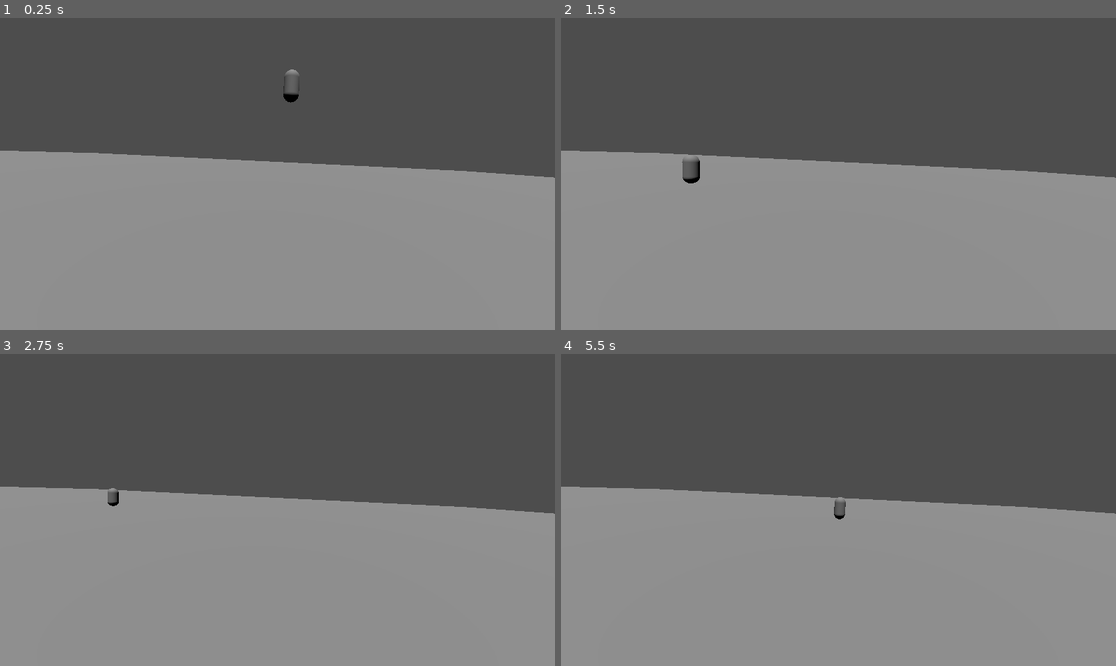
Above: before the commit, frames 1-4 (two rows, left to right).
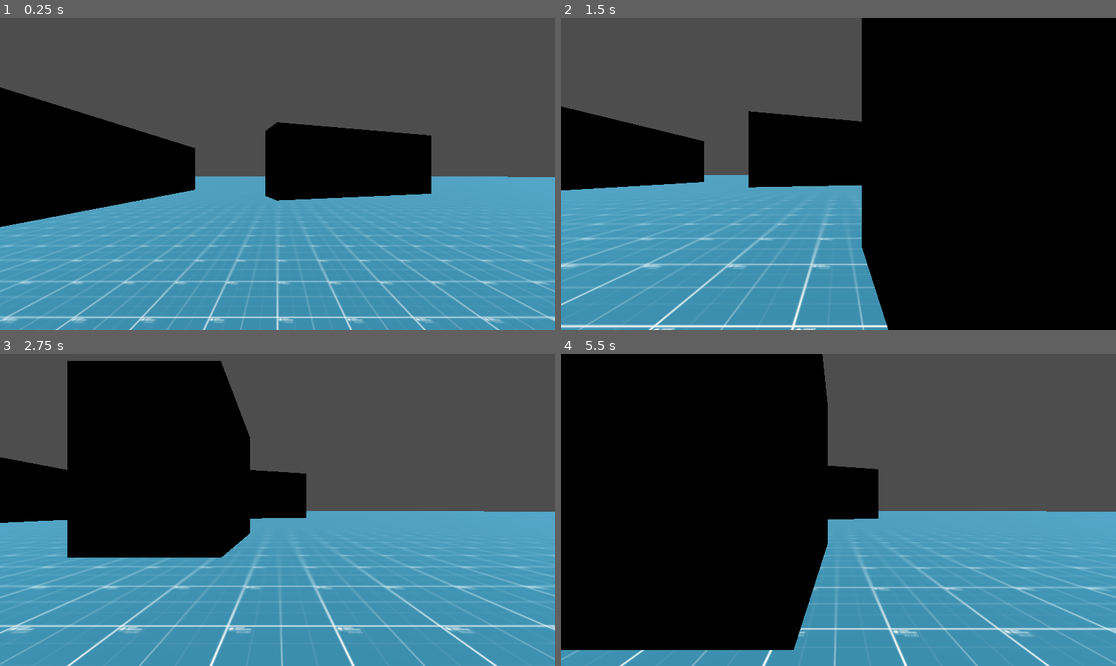
Above: after the commit, the same moments.

Repository: TimurTimergalin/team-dynamics-project-0
Game: Godot game, scene res://scenes/prototype_scene.tscn
Two runs of this game, one before a commit and one after it. Both use one fixed random seed, a clock stepped at 60 frames per second and the inputs below.
Inputs:
- Up to frame 1 (0.25 s): no input
- Up to frame 2 (1.5 s): hold D (main_move_right) 0.53-1.28 s; tap Ctrl (main_crouch) at 0.6 s; tap Space (main_jump) at 0.77 s; hold S (main_move_backwards) from 1.28 s (still down); tap Shift (main_run) at 1.35 s
- Up to frame 3 (2.75 s): tap Space (main_jump) at 1.52 s; release S (main_move_backwards) at 2.03 s; hold D (main_move_right) from 2.03 s (still down); tap Ctrl (main_crouch) at 2.1 s
- Up to frame 4 (5.5 s): release D (main_move_right) at 2.78 s; hold W (main_move_forward) 2.78-3.53 s; tap Shift (main_run) at 2.85, 4.35 s; tap Space (main_jump) at 3.02, 3.77, 4.52 s; hold A (main_move_left) 3.53-5.03 s; tap Ctrl (main_crouch) at 3.6, 5.1 s; hold S (main_move_backwards) from 5.03 s (still down)

The runs differ from the first frame. In frame 1, 61% of the frame differs, in the area x 0-100%, y 16-100%; in frame 2, 81%, in the area x 0-100%, y 0-100%; in frame 3, 69%; in frame 4, 76%.

Commit message:
added new arena

Diff:
--- /dev/null
+++ b/assets/art/godot-prototype-texture/StructureMaterial.tres
@@ -0,0 +1,9 @@
+[gd_resource type="StandardMaterial3D" load_steps=2 format=3 uid="uid://cmlreoo2qwhp4"]
+
+[ext_resource type="Texture2D" uid="uid://j7sury57jx76" path="res://assets/Arts/godot-prototype-texture/PNG/grid_512x512/grid_blue_512x512.png" id="1_4o2bp"]
+
+[resource]
+albedo_texture = ExtResource("1_4o2bp")
+uv1_scale = Vector3(0.7, 0.7, 0.7)
+uv1_triplanar = true
+uv1_world_triplanar = true
--- a/scenes/prototype_scene.tscn
+++ b/scenes/prototype_scene.tscn
@@ -1,5 +1,6 @@
-[gd_scene load_steps=4 format=3 uid="uid://b3m6ywg4csdiu"]
+[gd_scene load_steps=5 format=3 uid="uid://b3m6ywg4csdiu"]
 
+[ext_resource type="Material" uid="uid://cmlreoo2qwhp4" path="res://assets/art/godot-prototype-texture/StructureMaterial.tres" id="1_b4brf"]
 [ext_resource type="PackedScene" uid="uid://fr2b2dcij3pb" path="res://scenes/player.tscn" id="1_eh505"]
 
 [sub_resource type="BoxShape3D" id="BoxShape3D_g0xkr"]
@@ -13,17 +14,45 @@
 [node name="DirectionalLight3D" type="DirectionalLight3D" parent="."]
 transform = Transform3D(1, 0, 0, 0, -0.3742344, 0.9273342, 0, -0.9273342, -0.3742344, 0, 142.40253, 0)
 
-[node name="Floor" type="StaticBody3D" parent="."]
-transform = Transform3D(1, 0, 0, 0, 1, 0, 0, 0, 1, 0, 134, 0)
+[node name="OldFloor" type="StaticBody3D" parent="."]
+transform = Transform3D(1, 0, 0, 0, 1, 0, 0, 0, 1, 0, 74.71409, 0)
+visible = false
 
-[node name="Collision" type="CollisionShape3D" parent="Floor"]
+[node name="Collision" type="CollisionShape3D" parent="OldFloor"]
 shape = SubResource("BoxShape3D_g0xkr")
 
-[node name="Mesh" type="MeshInstance3D" parent="Floor"]
+[node name="Mesh" type="MeshInstance3D" parent="OldFloor"]
 mesh = SubResource("BoxMesh_eh505")
 
-[node name="Camera3D" type="Camera3D" parent="."]
-transform = Transform3D(-0.9988138, 0.048536543, 0.0038991899, 0.048692912, 0.9956063, 0.07998217, 0, 0.08007716, -0.99678874, 1.6119766, 136.79535, -10.984094)
+[node name="Floor" type="CSGBox3D" parent="."]
+transform = Transform3D(1, 0, 0, 0, 1, 0, 0, 0, 1, 0.09276199, 7.6293945e-06, -0.003068447)
+use_collision = true
+size = Vector3(500, 1, 500)
+material = ExtResource("1_b4brf")
+
+[node name="CSGBox3D4" type="CSGBox3D" parent="Floor"]
+transform = Transform3D(-0.31967047, 0, 0.9475288, 0, 1, 0, -0.9475288, 0, -0.31967047, 10.899532, 1.9165509, -29.530094)
+size = Vector3(5, 15, 25)
+material = ExtResource("1_b4brf")
+
+[node name="CSGBox3D2" type="CSGBox3D" parent="Floor"]
+transform = Transform3D(1, 0, 0, 0, 1, 0, 0, 0, 1, 13.372787, 1.9165509, -0.24003029)
+size = Vector3(5, 10, 7)
+material = ExtResource("1_b4brf")
+
+[node name="CSGBox3D" type="CSGBox3D" parent="Floor"]
+transform = Transform3D(1, 0, 0, 0, 1, 0, 0, 0, 1, -2.9905224, 0.95827544, 23.835878)
+size = Vector3(5, 20, 10)
+material = ExtResource("1_b4brf")
+
+[node name="CSGBox3D3" type="CSGBox3D" parent="Floor"]
+transform = Transform3D(1, 0, 0, 0, 1, 0, 0, 0, 1, -18.387068, 0.95827544, 10.912836)
+size = Vector3(5, 15, 100)
+material = ExtResource("1_b4brf")
 
 [node name="Player" parent="." instance=ExtResource("1_eh505")]
-transform = Transform3D(1, 0, 0, 0, 1, 0, 0, 0, 1, 0.9343629, 141.74478, 2.5270216)
+transform = Transform3D(1, 0, 0, 0, 1, 0, 0, 0, 1, 0, 3.284872, 0)
+
+[node name="Camera3D" type="Camera3D" parent="."]
+transform = Transform3D(-0.08781659, 0.084034435, -0.9925858, 0.048692916, 0.9956063, 0.07998218, 0.9949458, -0.041308135, -0.091522634, -7.8341513, 6.0633097, -2.3378296)
+fov = 70.617744
Binary file added: assets/art/godot-prototype-texture/PNG/checker_512x512/checker_black_512x512.png
Not shown, added: assets/art/godot-prototype-texture/PNG/checker_512x512/checker_black_512x512.png.import
Binary file added: assets/art/godot-prototype-texture/PNG/checker_512x512/checker_blue_512x512.png
Not shown, added: assets/art/godot-prototype-texture/PNG/checker_512x512/checker_blue_512x512.png.import
Binary file added: assets/art/godot-prototype-texture/PNG/checker_512x512/checker_cyan_512x512.png
Not shown, added: assets/art/godot-prototype-texture/PNG/checker_512x512/checker_cyan_512x512.png.import
Binary file added: assets/art/godot-prototype-texture/PNG/checker_512x512/checker_lime_512x512.png
Not shown, added: assets/art/godot-prototype-texture/PNG/checker_512x512/checker_lime_512x512.png.import
Binary file added: assets/art/godot-prototype-texture/PNG/checker_512x512/checker_orange_512x512.png
Not shown, added: assets/art/godot-prototype-texture/PNG/checker_512x512/checker_orange_512x512.png.import
Binary file added: assets/art/godot-prototype-texture/PNG/checker_512x512/checker_pink_512x512.png
Not shown, added: assets/art/godot-prototype-texture/PNG/checker_512x512/checker_pink_512x512.png.import
(and 60 more such lines)
